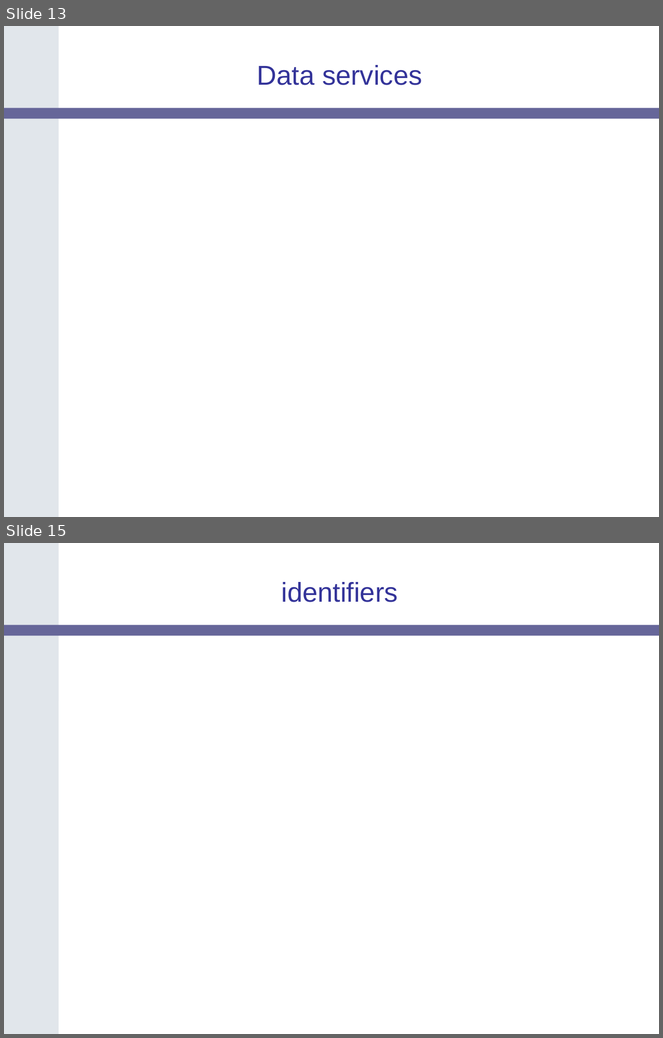
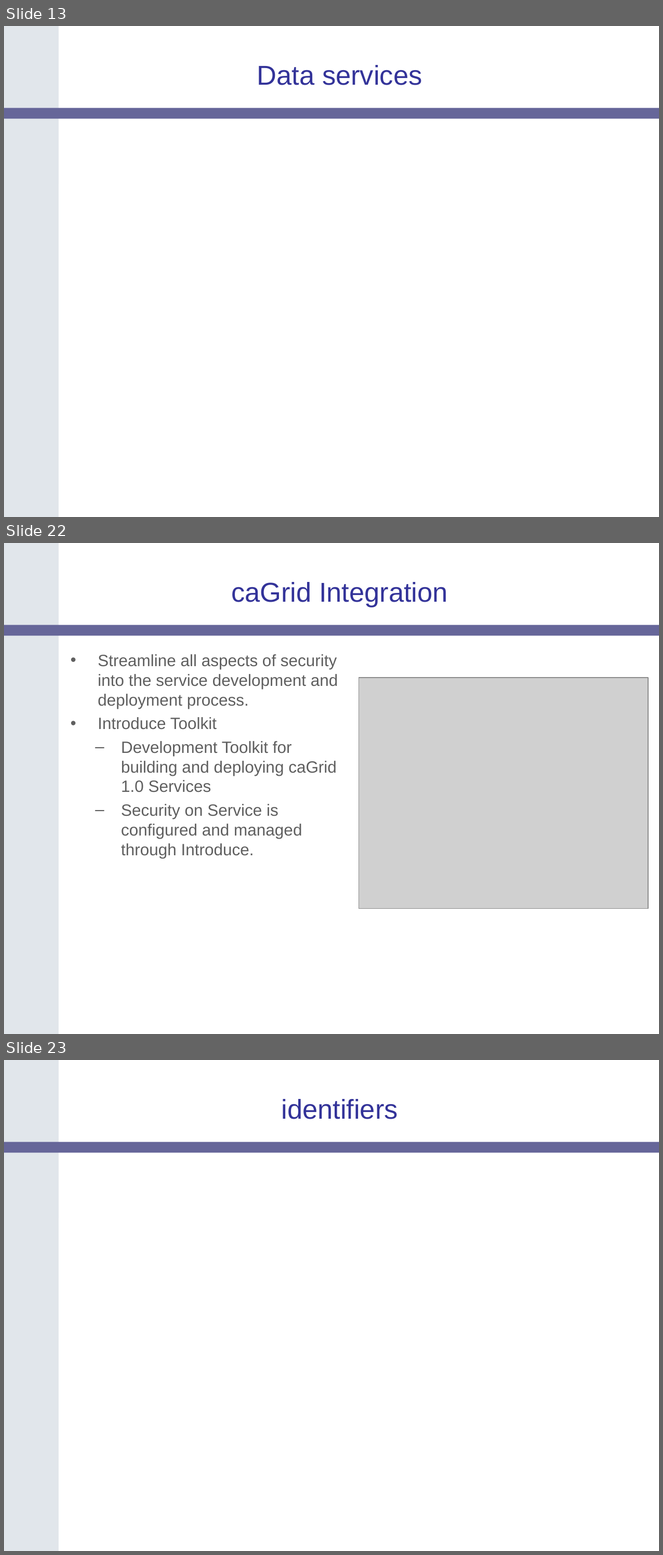
Before and after one commit to NCIP/cagrid-docs, a slide deck: presentations/200604_AnnualMeeting/caGrid-1.0-Architecture_caBIG-Annual-Meeting06.ppt. Shown one above the other, each under a label of ours: slides 13 and 15 before the commit, slides 13, 22 and 23 after it; the slides between them are not shown. The pictures are 663x1038 and 663x1555 pixels, drawn with LibreOffice and Linux fonts; fonts in the diff are those of the drawing; grey boxes stand for pictures; background and template pictures are left out. Boxes give left, top, right and bottom in pixels: in the first picture for what was removed or moved away, otherwise in the second. Text is boxed around its words. In the diff, an @@ line names an element or a change of style, - is before the commit and + after.

```diff
--- a/presentations/200604_AnnualMeeting/caGrid-1.0-Architecture_caBIG-Annual-Meeting06.ppt
+++ b/presentations/200604_AnnualMeeting/caGrid-1.0-Architecture_caBIG-Annual-Meeting06.ppt
@@ slide 22 added at <box>4,543,659,1034</box>, background #FFFFFF; not listed: 2 template elements that a slide beside it also shows @@
@@ title added at <box>231,582,448,607</box>, 30 pt, text #333399 @@
+caGrid Integration
@@ text added at <box>98,654,338,859</box>, 18 pt, text #5F5F5F @@
+• Streamline all aspects of security into the service development and deployment process.
+• Introduce Toolkit
+  – Development Toolkit for building and deploying caGrid 1.0 Services
+  – Security on Service is configured and managed through Introduce.
@@ picture added at <box>359,678,649,909</box> @@
@@ what was slide 15 is now slide 23 @@
```
Also in this commit, not shown: 1 slide changed, 8 other slides added, 1 slide removed.
